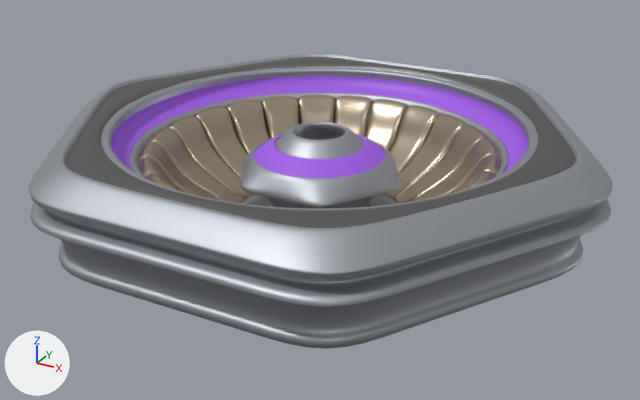
The Blender file share/models/orbiter4.blend: old version first, new version second.
Rendered twice from a camera (50 mm lens) standing at (1.95, -3.54, 1.39) and looking at (0.03, -0.04, -0.36). Lighting does not change. The marker at lower left points along +X, +Y and +Z.

The scene before the commit, as lines of its bpy script (objects in view):
```python
me_cylinder = bpy.data.meshes.new('Cylinder')
me_cylinder.from_pydata(...)  # 363 vertices, 288 faces; spans x 0.057..1.25, y -0.722..0.722, z -0.566..0.05
# faces by material slot: [204, 24, 20, 40]
me_cylinder.materials.append(mat_sides)  # grey #aeb2b8
me_cylinder.materials.append(mat_outside)  # beige #b8a995
me_cylinder.materials.append(mat_top)  # grey #787878
me_cylinder.materials.append(mat_screen)  # purple #a55ce8
me_cylinder_002 = bpy.data.meshes.new('Cylinder.002')
me_cylinder_002.from_pydata(...)  # 33 vertices, 23 faces; spans x 0.414..0.875, y -0.117..0.0, z -0.481..-0.078
me_cylinder_002.materials.append(mat_outside)  # beige #b8a995
ob_body = bpy.data.objects.new('body', me_cylinder)
ob_body.location = (0.0, 0.0, 0.0)
ob_body.rotation_euler = (0.0, 0.0, 1.571)  # degrees (0, 0, 90)
_m = ob_body.modifiers.new('Array', 'ARRAY')
_m.count = 6
_m.use_relative_offset = False
_m.use_merge_vertices = True
_m.use_merge_vertices_cap = True
_m.use_object_offset = True
_m.offset_object = ob_empty
_m = ob_body.modifiers.new('Subdivision', 'SUBSURF')
_m.levels = 2
ob_flower = bpy.data.objects.new('flower', me_cylinder_002)
ob_flower.location = (0.0, 0.0, 0.0)
ob_flower.rotation_euler = (0.0, 0.0, 1.571)  # degrees (0, 0, 90)
_m = ob_flower.modifiers.new('Mirror', 'MIRROR')
_m.use_axis = (False, True, False)
_m = ob_flower.modifiers.new('Array', 'ARRAY')
_m.count = 24
_m.use_relative_offset = False
_m.use_merge_vertices = True
_m.use_merge_vertices_cap = True
_m.use_object_offset = True
_m.offset_object = ob_empty15n
_m = ob_flower.modifiers.new('Subdivision', 'SUBSURF')
_m.levels = 2
```
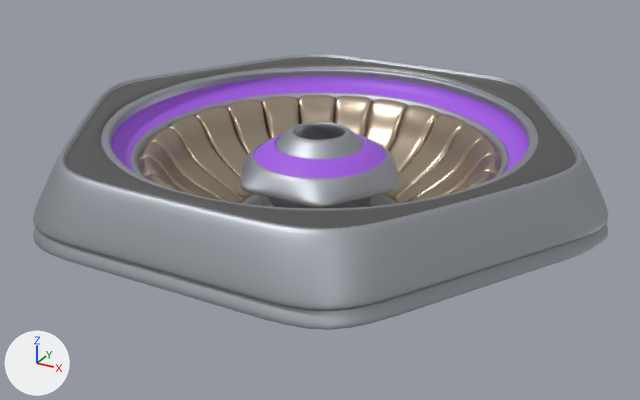
Changed parts and their boxes [x1, y1, x2, y2] in the pictures (640 x 400 px):
'body', reshaped (6% shorter)
    before: [29, 53, 613, 349]
    after: [33, 53, 609, 330]
part 1 of me_cylinder, cut back
    before: [29, 92, 613, 349]
    after: [33, 163, 609, 330]

The change, as a diff of the scene's bpy script:
```diff
--- a/share/models/orbiter4.blend.py
+++ b/share/models/orbiter4.blend.py
@@ me_cylinder @@
 # used by ob_body; location = (0.0, 0.0, 0.0); rotation_euler = (0.0, 0.0, 1.571), in degrees (0, 0, 90)
-me_cylinder.from_pydata(...)  # 363 vertices, 288 faces; spans x 0.057..1.25, y -0.722..0.722, z -0.566..0.05
+me_cylinder.from_pydata(...)  # 338 vertices, 268 faces; spans x 0.057..1.25, y -0.722..0.722, z -0.566..0.05
+# me_cylinder part 1
+# 30 vertices are removed from x 1.123..1.25, y -0.722..0.722, z -0.426..-0.173
+# 24 faces are deleted
+# 8 vertices in x 1.24..1.249, y -0.716..0.716, z -0.051..-0.049 move by (0.0, 0.0, -0.141)
+# 4 vertices in x 1.24, y -0.716..0.716, z -0.09..-0.088 move by (0.0, 0.0, -0.125)
+# 4 vertices in x 1.25, y -0.722..0.722, z -0.145..-0.143 move by (0.0, 0.0, -0.103)
+# 3 vertices in x 1.25, y -0.722..0.722, z -0.182..-0.18 move by (0.0, 0.0, -0.088)
+# 6 vertices move from x 1.24..1.25, y -0.721..0.721, z -0.18..-0.052 to x 1.24..1.25, y -0.721..0.721, z -0.269..-0.192
+# 5 new vertices lie (0.0, 0.0, 0.004) away from vertices in x 1.25, y -0.722..0.722, z -0.182..-0.18
+# 4 new faces join them, mat_sides (grey #aeb2b8)
 me_cylinder.materials.append(mat_sides)
```
